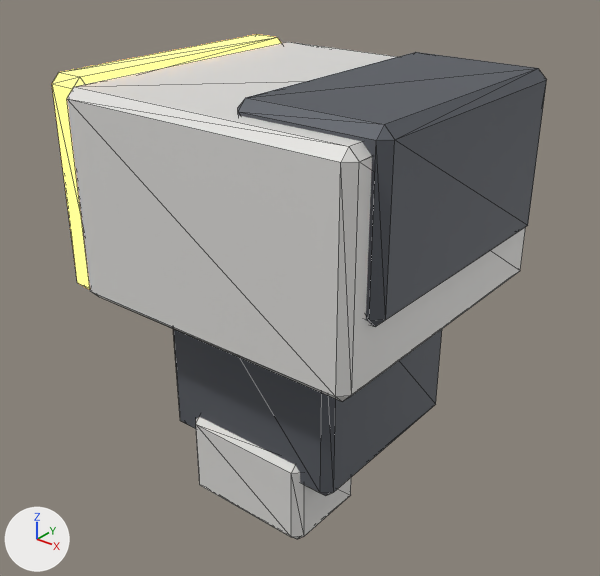
The glTF model scenes/mecha/parts/arm_left/tankhead_arm_left_upper.glb as it was, and as the next commit left it.
Camera for both pictures: a camera (50 mm lens) standing at (0.77, -0.989, 0.314) and looking at (-0.02, -0.002, -0.298). The lights are fixed; the arrows at lower left show +X, +Y and +Z. The older version comes first. Mesh edges are drawn as thin lines. Vertices at exactly the same position are counted once.

Names of what the first picture shows: 'tankhead_arm_left_upper'.
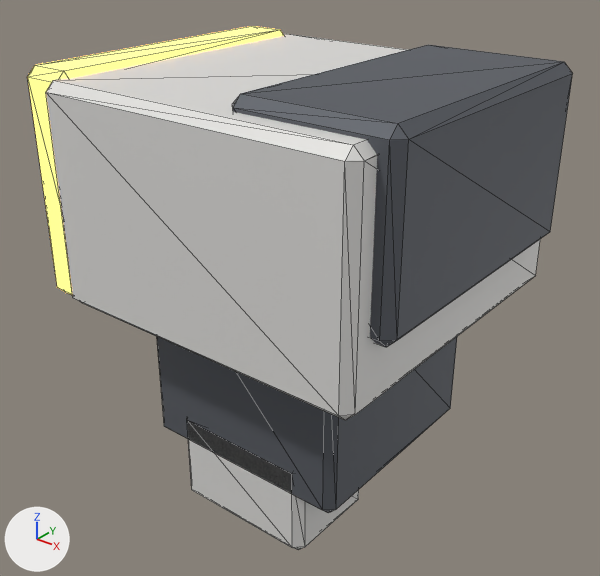
Changed parts and their boxes [x1, y1, x2, y2] in the pictures (600 x 576 px; the box of a moved part takes in the faces that stretch with it):
'tankhead_arm_left_upper', reshaped (10% wider): before [52, 34, 546, 539]; after [28, 26, 573, 550]
part 1 of me_cube, moved or reshaped: before [67, 42, 526, 401]; after [46, 34, 540, 420]
part 2 of me_cube, moved or reshaped: before [52, 34, 546, 539]; after [28, 26, 573, 550]

Edits to the bpy script that builds the scene:
```text
Change me_cube:
    used by ob_tankhead_arm_left_upper; location = (0.0, 0.0, 0.0)
    remove me_cube.from_pydata(...)  # 120 vertices, 220 faces; spans x -0.32..0.28, y -0.26..0.26, z -0.66..0.07
    add me_cube.from_pydata(...)  # 120 vertices, 220 faces; spans x -0.35..0.31, y -0.28..0.28, z -0.67..0.08
    me_cube part 1: the loose piece of 24 vertices spanning x -0.26..0.26, y -0.26..0.26, z -0.29..0.05 is scaled about its middle by (1.08, 1.08, 1.06)
    me_cube part 2: 96 of 120 vertices moved; they spanned x -0.32..0.28, y -0.24..0.24, z -0.66..0.07 and now span x -0.35..0.31, y -0.26..0.26, z -0.67..0.08; mean shift (0.0, 0.0, 0.0); largest move (-0.305, -0.225, -0.3) -> (-0.335, -0.245, -0.31)
```
